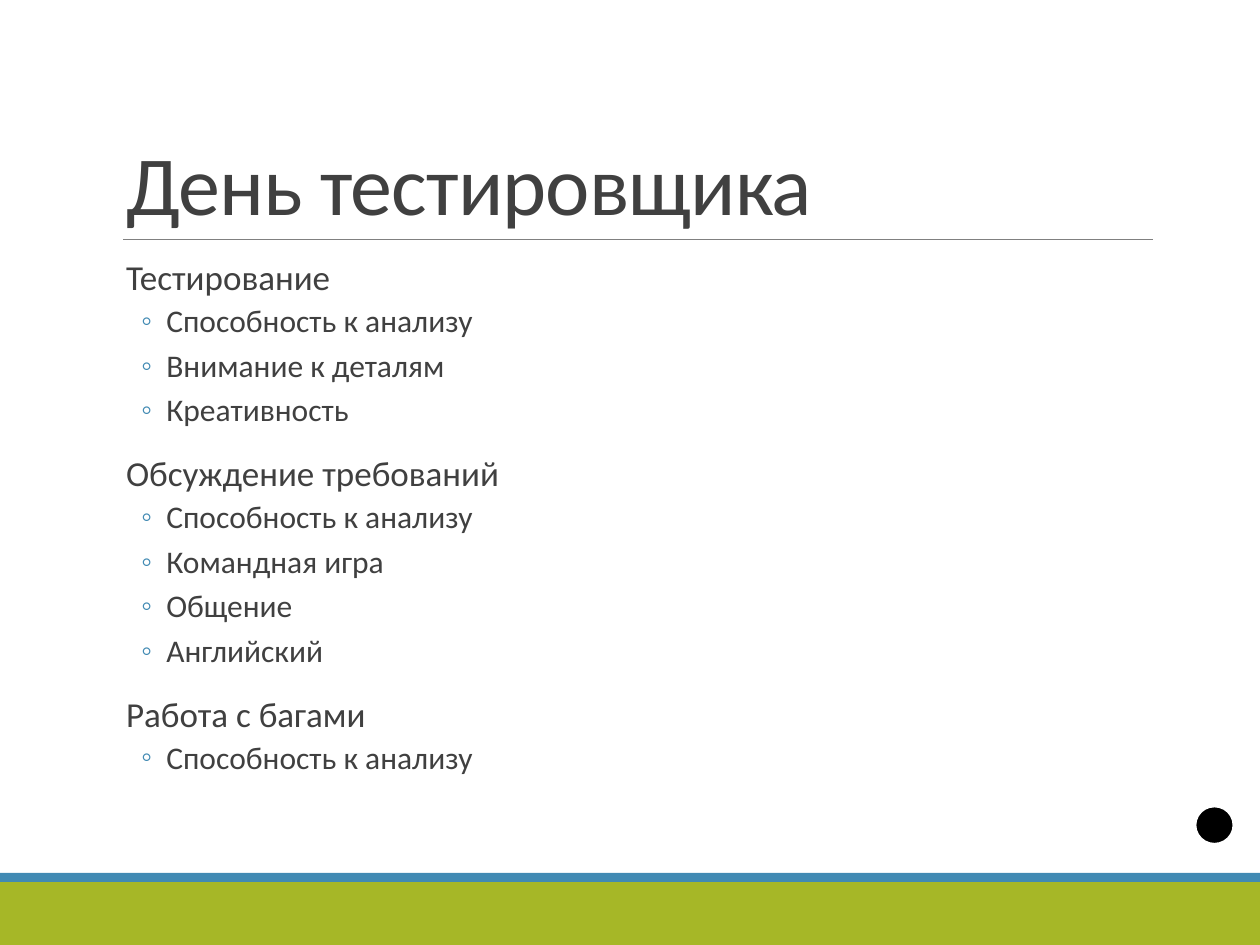
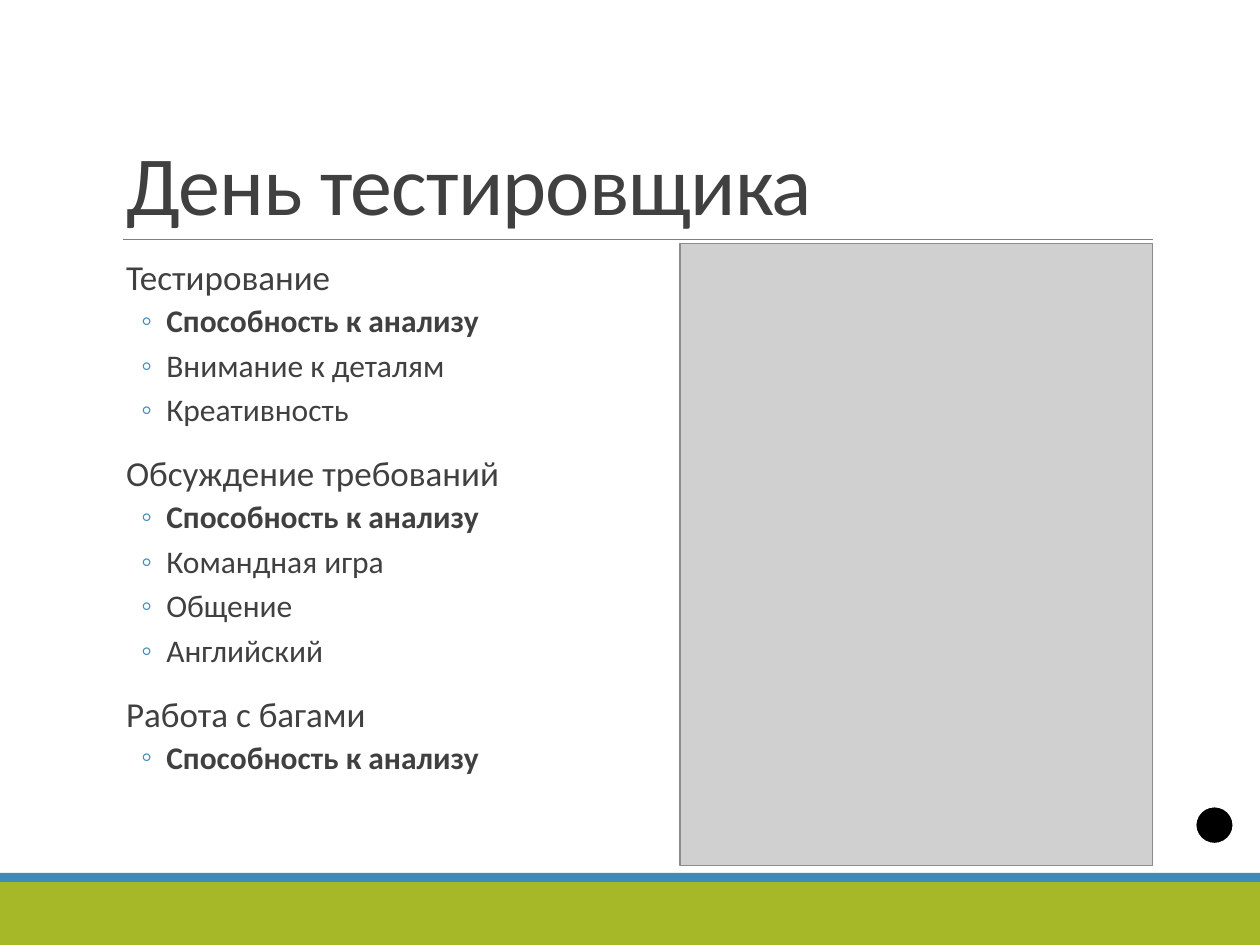
Before and after one commit to vitali-kviatkouski/personal, a slide deck: slide 22 of epamkids/EPAMKids-Worked_out.pptx (slide 26 before the commit). Drawn at 1260x945 pixels with LibreOffice and Linux fonts; fonts in the diff are those of the drawing; grey boxes stand for pictures. Boxes give left, top, right and bottom in pixels: in the first picture for what was removed or moved away, otherwise in the second. Text is boxed around its words. In the diff, an @@ line names an element or a change of style, - is before the commit and + after.

```diff
--- a/epamkids/EPAMKids-Worked_out.pptx
+++ b/epamkids/EPAMKids-Worked_out.pptx
@@ picture added at <box>680,243,1153,866</box> @@
@@ text at <box>166,310,478,774</box>: bold on in "Способность к анализу", "Способность к анализу", "Способность к анализу" @@
```
Also in this commit, not shown: 6 other slides changed, 2 slides added, 5 slides removed.
